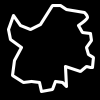
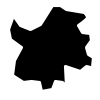
Comparing the layer stacks of the two (100, 100) images. Changes:
hid "Background" over [0,0,100,100]
